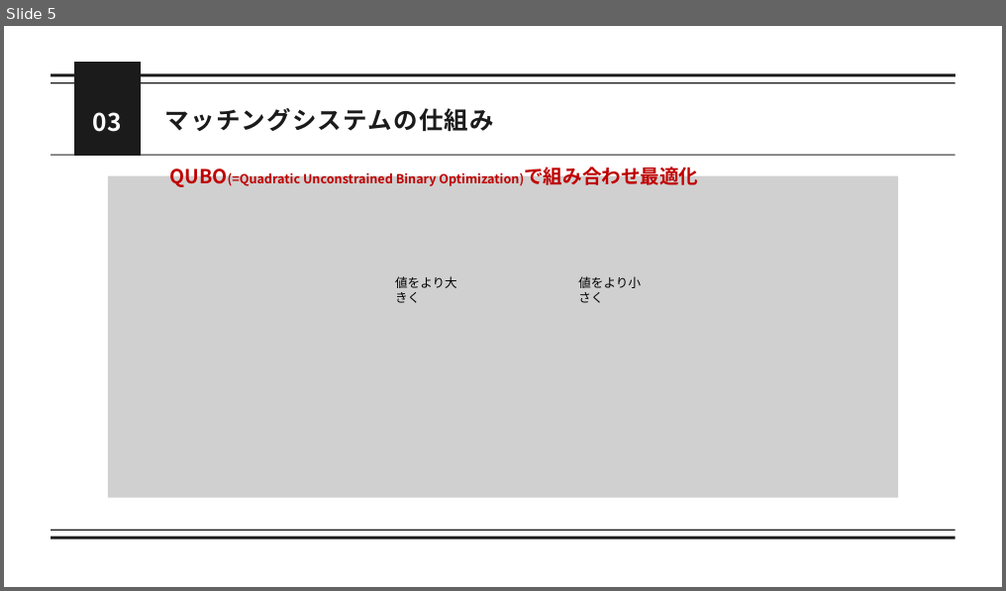
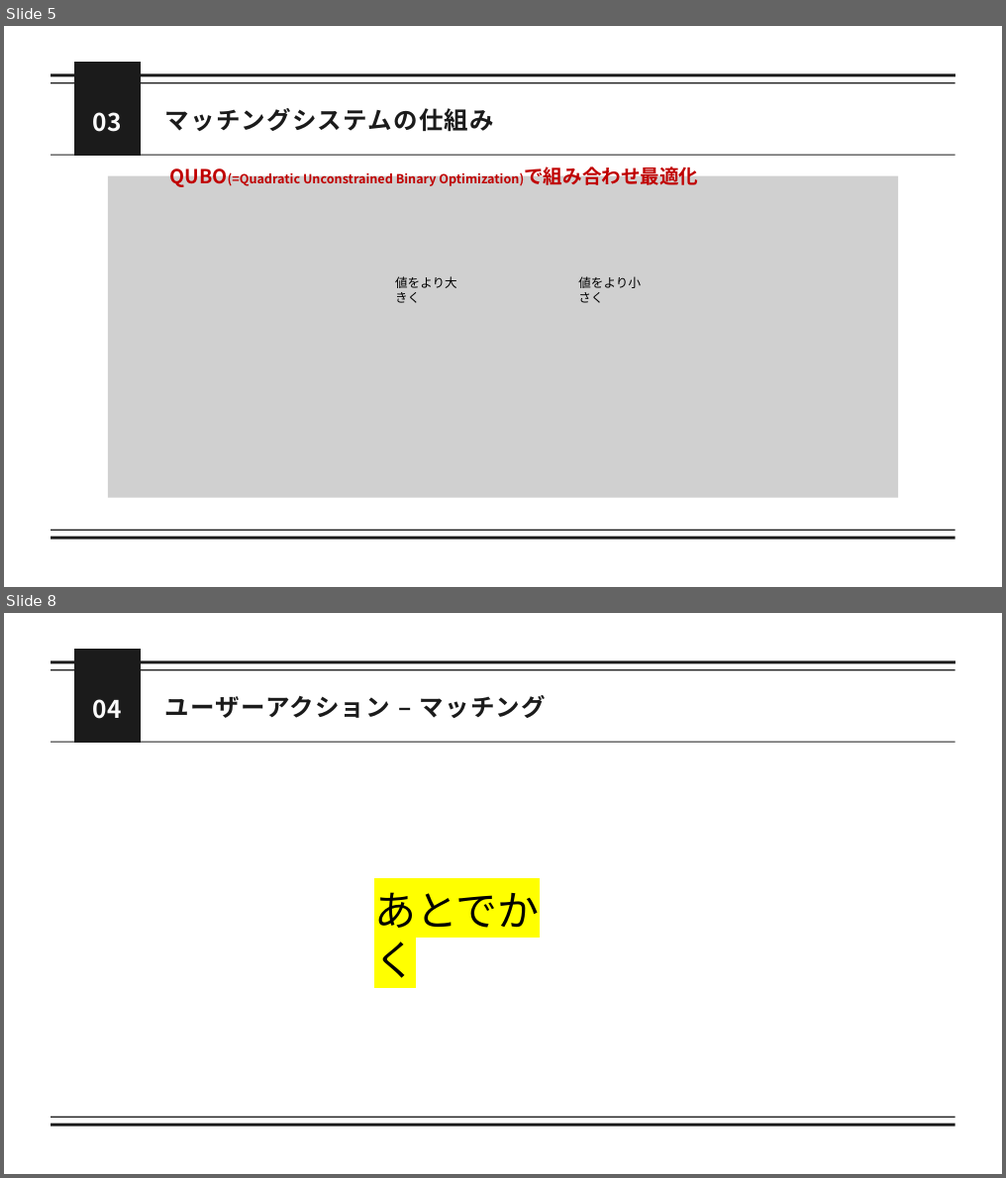
Before and after one commit to momok47/kokoronia, a slide deck: docs/ミーティング/発表資料/25_0725_進捗.pptx. Shown one above the other, each under a label of ours: slide 5 before the commit, slides 5 and 8 after it; the slides between them are not shown. The pictures are 1006x591 and 1006x1178 pixels, drawn with LibreOffice and Linux fonts; fonts in the diff are those of the drawing; grey boxes stand for pictures. Boxes give left, top, right and bottom in pixels: in the first picture for what was removed or moved away, otherwise in the second. Text is boxed around its words. In the diff, an @@ line names an element or a change of style, - is before the commit and + after.

```diff
--- a/docs/ミーティング/発表資料/25_0725_進捗.pptx
+++ b/docs/ミーティング/発表資料/25_0725_進捗.pptx
@@ slide 8 added at (x1=4, y1=613, x2=1002, y2=1174), background #FFFFFF @@
@@ line added from (51, 670) to (955, 670), #1B1B1B 1.5 pt @@
@@ line added from (51, 663) to (955, 663), #1B1B1B 4.5 pt @@
@@ freeform shape added at (x1=74, y1=649, x2=141, y2=743), fill #1B1B1B @@
@@ text added at (x1=93, y1=699, x2=122, y2=719), 35 pt, text #FAFAFA, bold @@
+04
@@ text added at (x1=165, y1=695, x2=546, y2=718), 35 pt, text #1B1B1B, bold @@
+ユーザーアクション – マッチング
@@ line added from (51, 742) to (955, 742), #1B1B1B 1.5 pt @@
@@ text added at (x1=374, y1=892, x2=540, y2=978), 60 pt, text #000000 @@
+あとでかく
@@ line added from (51, 1117) to (955, 1117), #1B1B1B 1.5 pt @@
@@ line added from (51, 1125) to (955, 1125), #1B1B1B 4.5 pt @@
```
Also in this commit, not shown: 2 slides changed, 4 other files.
